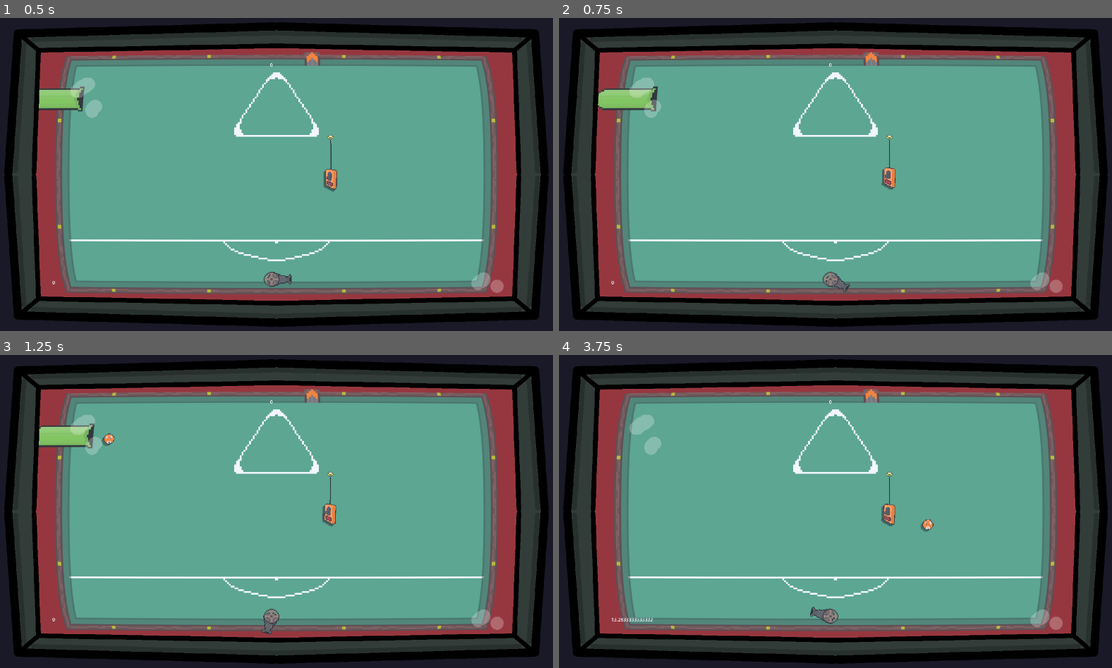
Above: before the commit, frames 1-4 (two rows, left to right).
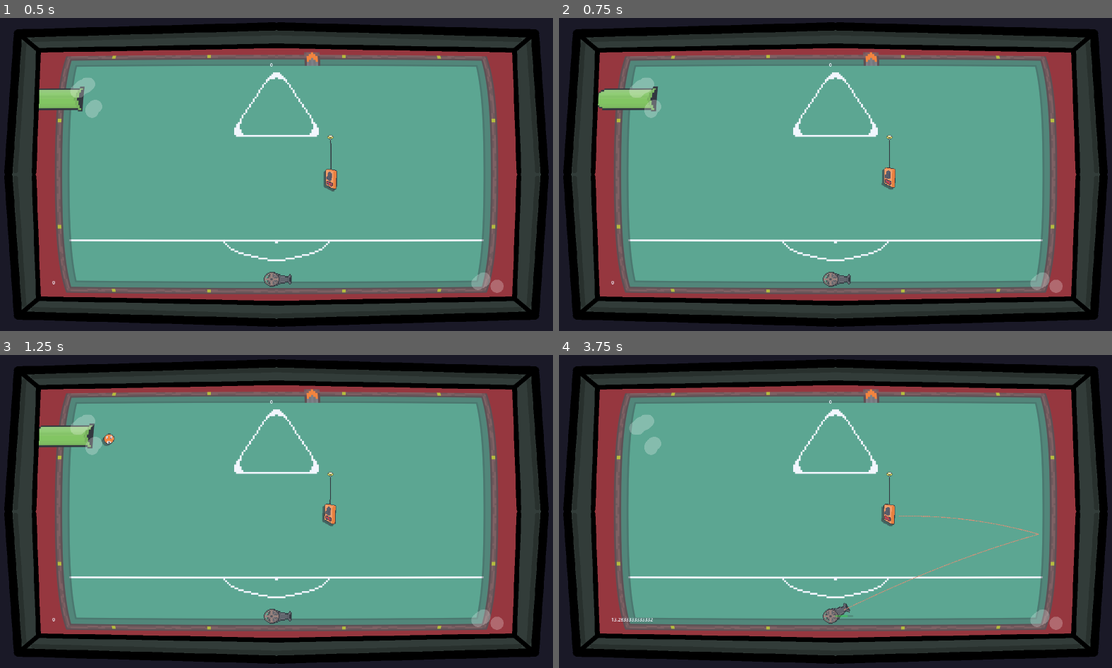
Above: after the commit, the same moments.

Repository: Z3BINI/game-design-final-project
Game: Godot game, scene res://scenes/insane_pool/crazy_pool.tscn
Same seed, same stepped clock (60 frames per second), same inputs: the game is played once before the commit and once after it. The project has no main scene, so this scene is started directly.
Inputs (mouse positions are in pixels of both pictures, inside the frame that each line leads up to):
- Up to frame 1 (0.5 s): no input
- Up to frame 2 (0.75 s): move the mouse to (957, 158) at 0.52 s; hold Right (ui_right) from 0.53 s (still down); hold E (interact) from 0.53 s (still down)
- Up to frame 3 (1.25 s): keep holding Right (ui_right); keep holding E (interact); tap Space (jump) at 0.77 s
- Up to frame 4 (3.75 s): move the mouse to (724, 527) at 1.27 s; release Right (ui_right) at 1.28 s; release E (interact) at 1.28 s; hold S (move_backward) 1.28-2.03 s; click (724, 527) at 1.35 s; tap Space (jump) at 1.52, 3.02 s; move the mouse to (890, 442) at 2.02 s; hold Right (ui_right) 2.03-2.78 s; hold E (interact) 2.03-2.78 s; move the mouse to (807, 574) at 2.77 s; hold W (move_forward) 2.78-3.53 s; click (807, 574) at 2.85 s; move the mouse to (1006, 558) at 3.52 s; hold Left (ui_left) from 3.53 s (still down); hold E (interact) from 3.53 s (still down)

Frame 1 is identical in both runs. In frame 2, 0.1% of the frame differs, in the area x 48-53%, y 81-88%; in frame 3, 0.1%; in frame 4, 0.4%, in the area x 45-87%, y 51-86%.

Commit message:
Constrict rotation to level

Diff:
--- a/scripts/insane_pool/player/player.gd
+++ b/scripts/insane_pool/player/player.gd
@@ -12,9 +12,9 @@
 	#arms_pivot.look_at(get_global_mouse_position())
 	x_input_direction = Input.get_axis("move_left", "move_right")
 
-	if (Input.is_action_pressed("ui_right")):
+	if (Input.is_action_pressed("ui_right") and arms_pivot.rotation_degrees < 0):
 		arms_pivot.rotation_degrees += rotation_amount * delta
-	if (Input.is_action_pressed("ui_left")):
+	if (Input.is_action_pressed("ui_left") and arms_pivot.rotation_degrees > -180):
 		arms_pivot.rotation_degrees -= rotation_amount * delta
 
 func _physics_process(delta: float) -> void:
